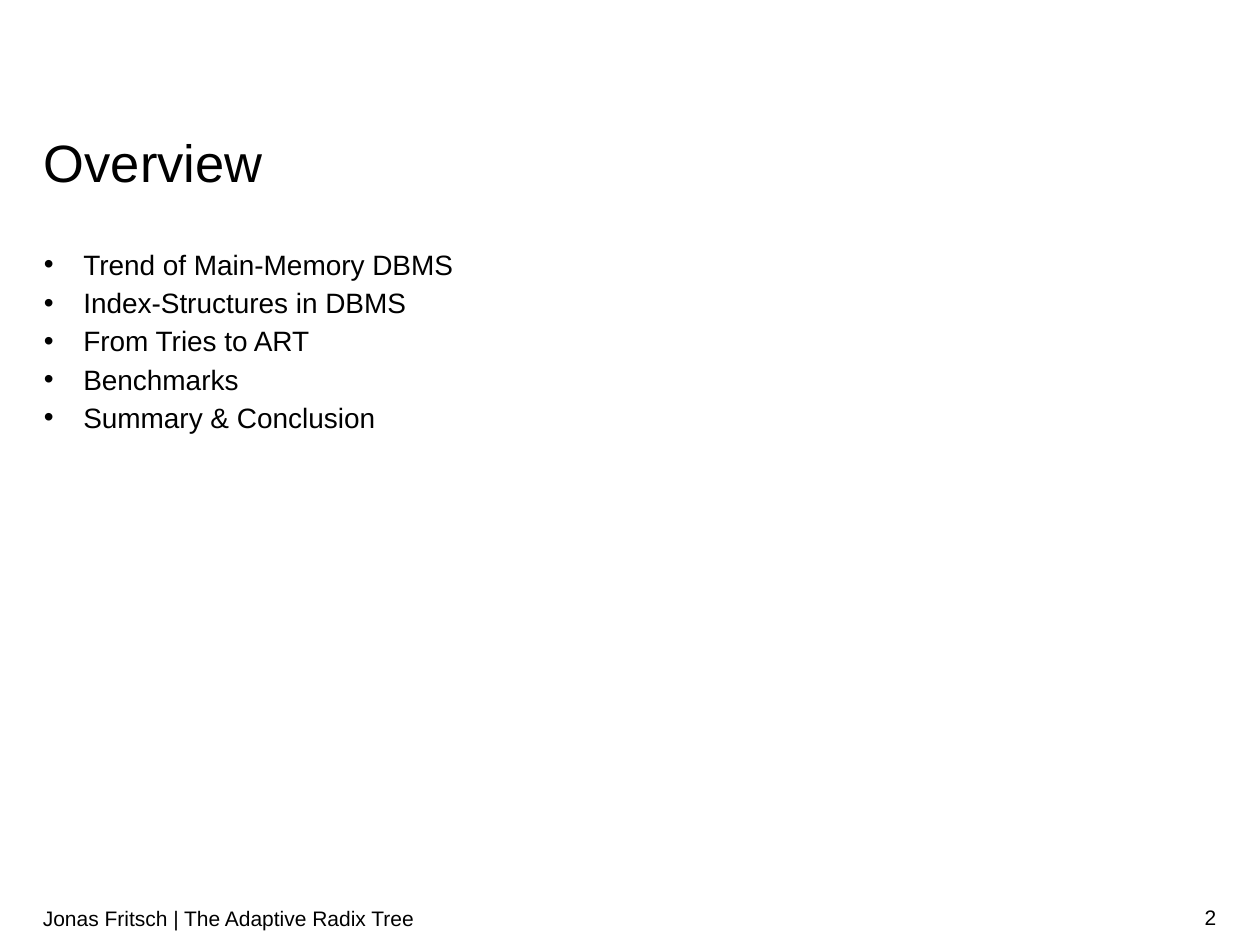
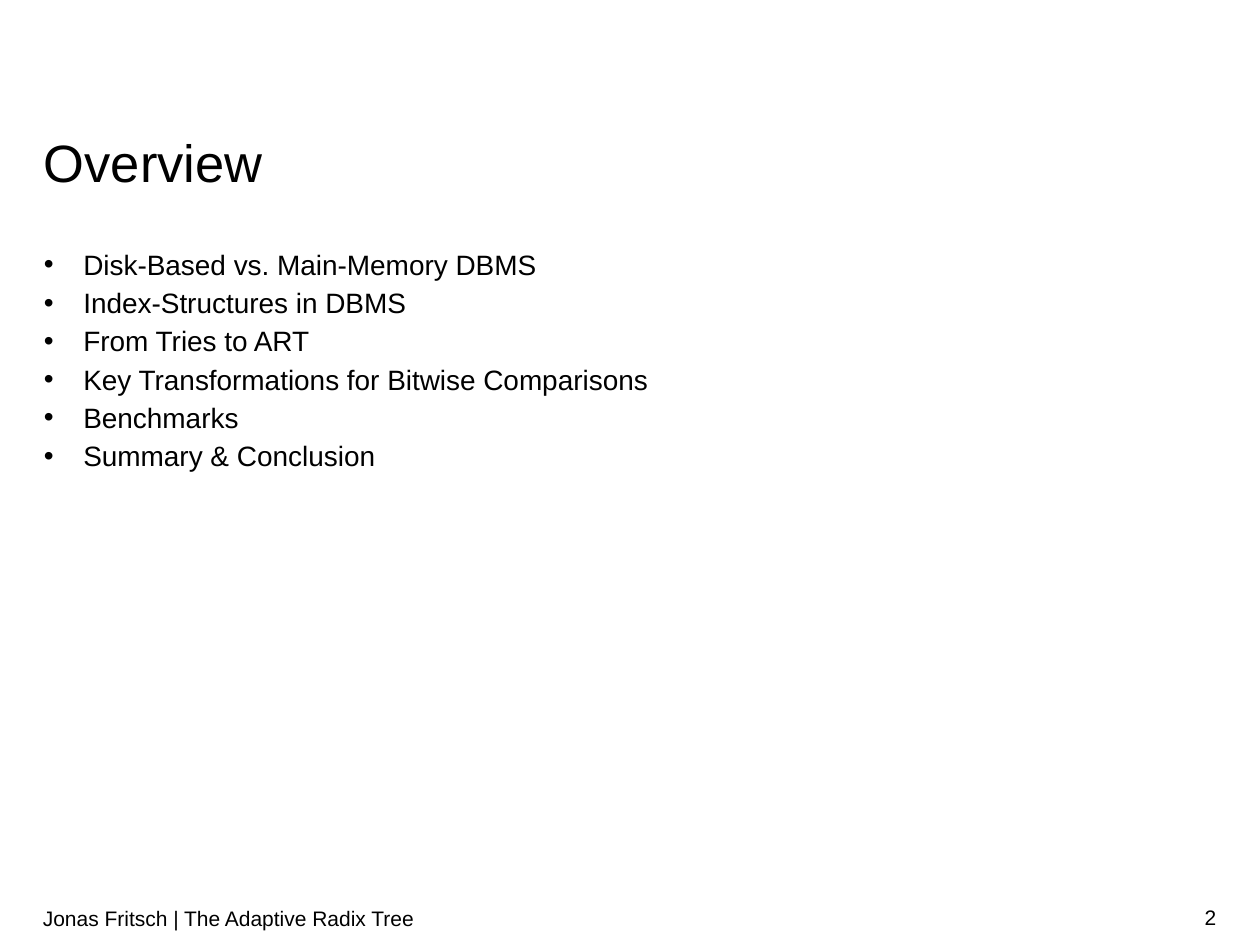
Before and after one commit to atalantus/The-Adaptive-Radix-Tree, a slide deck: slide 2 of Presentation/The Adaptive Radix Tree.pptx. Drawn at 1260x945 pixels with LibreOffice and Linux fonts; fonts in the diff are those of the drawing; background and template pictures are left out. Boxes give left, top, right and bottom in pixels: in the first picture for what was removed or moved away, otherwise in the second. Text is boxed around its words. In the diff, an @@ line names an element or a change of style, - is before the commit and + after.

```diff
--- a/Presentation/The Adaptive Radix Tree.pptx
+++ b/Presentation/The Adaptive Radix Tree.pptx
@@ text at (83, 254, 537, 280): text changed @@
-• Trend of Main-Memory DBMS
+• Disk-Based vs. Main-Memory DBMS
@@ text at (83, 369, 648, 395): paragraph added @@
+• Key Transformations for Bitwise Comparisons
```
Also in this commit, not shown: 5 other slides changed, 18 slides added, 1 slide removed, 13 other files.
